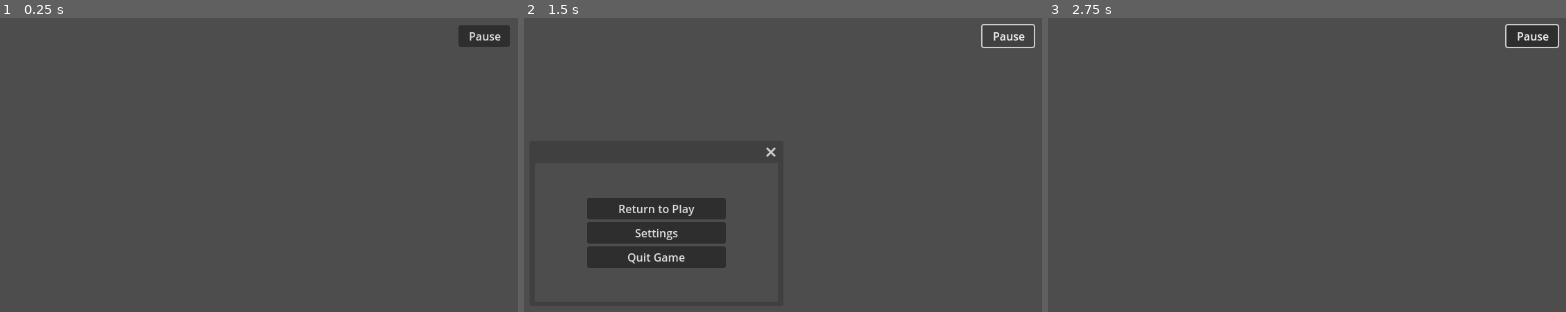
Above: before the commit, frames 1-3 (left to right).
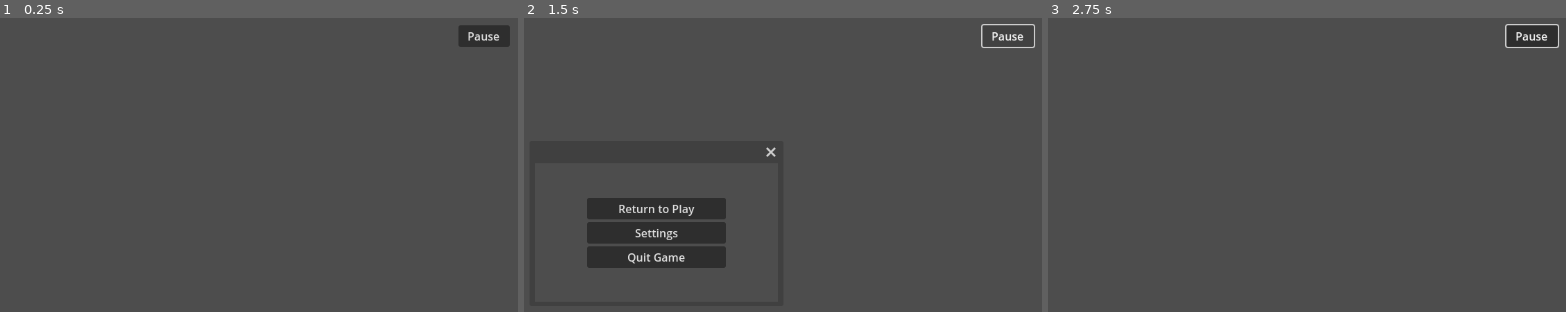
Above: after the commit, the same moments.

Repository: gabcorn/Project1-ECEN4273
Game: Godot game, scene res://ui.tscn
The game is run twice, just before and just after one commit, with the same random seed, the same clock (stepped at 60 frames per second) and the same inputs. This scene is started directly instead of the project's main scene.
Inputs:
- Up to frame 1 (0.25 s): no input
- Up to frame 2 (1.5 s): tap Enter (ui_accept) at 0.5, 0.77 s; hold Right (Right) 0.53-1.25 s; click "Pause" at 1.25 s
- Up to frame 3 (2.75 s): click "Return to Play" at 2 s

The runs differ from the first frame. In frame 1, 0.1% of the frame differs, in the area x 90-97%, y 4-8%; in frame 2, 0.1%; in frame 3, 0.1%.

Commit message:
New Stuff
HEHEH

Diff:
--- a/ui.tscn
+++ b/ui.tscn
@@ -1,9 +1,7 @@
-[gd_scene load_steps=4 format=3 uid="uid://bqfmddvb1ed20"]
+[gd_scene load_steps=3 format=3 uid="uid://bqfmddvb1ed20"]
 
 [ext_resource type="Script" path="res://pause_button.gd" id="1_1p2tx"]
 [ext_resource type="PackedScene" uid="uid://gr7rkt00brpy" path="res://pause_menu.tscn" id="2_orqyj"]
-
-[sub_resource type="ViewportTexture" id="ViewportTexture_bdpdg"]
 
 [node name="CanvasLayer" type="CanvasLayer"]
 
@@ -13,7 +11,6 @@
 offset_right = 1120.0
 offset_bottom = 56.0
 text = "Pause"
-icon = SubResource("ViewportTexture_bdpdg")
 script = ExtResource("1_1p2tx")
 
 [node name="pauseWindow" type="Window" parent="PauseButton"]
